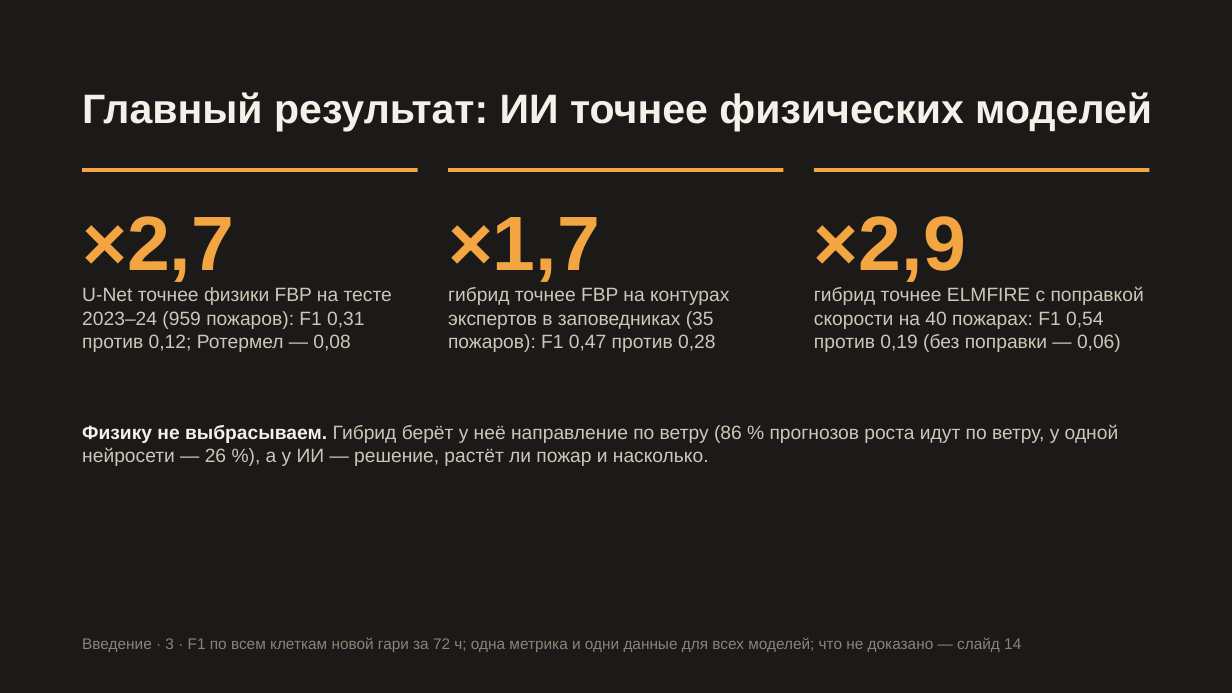
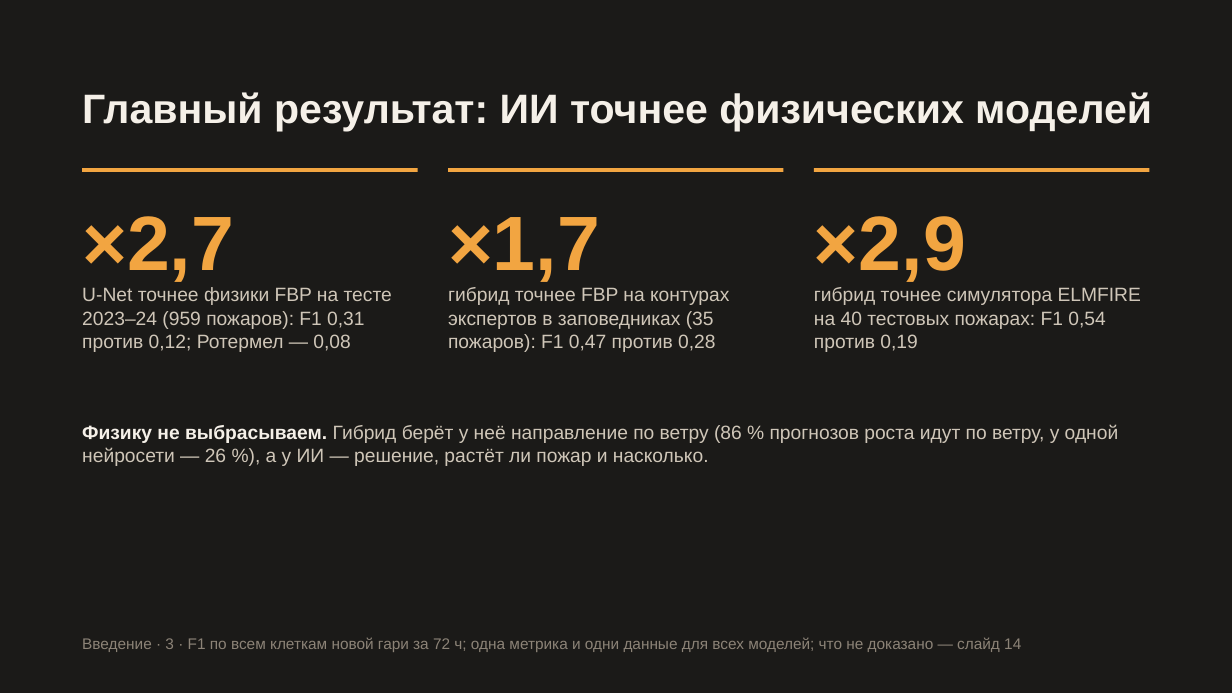
Before and after one commit to Bekabaev/fire_proj, a slide deck: slide 3 of presentation/presentation_short.pptx. Drawn at 1232x693 pixels with LibreOffice and Linux fonts; fonts in the diff are those of the drawing. Boxes give left, top, right and bottom in pixels: in the first picture for what was removed or moved away, otherwise in the second. Text is boxed around its words. In the diff, an @@ line names an element or a change of style, - is before the commit and + after.

```diff
--- a/presentation/presentation_short.pptx
+++ b/presentation/presentation_short.pptx
@@ text at (814,287,1141,352): text changed @@
-гибрид точнее ELMFIRE с поправкой скорости на 40 пожарах: F1 0,54 против 0,19 (без поправки — 0,06)
+гибрид точнее симулятора ELMFIRE на 40 тестовых пожарах: F1 0,54 против 0,19
```
Also in this commit, not shown: 8 other slides changed, 9 other files.
